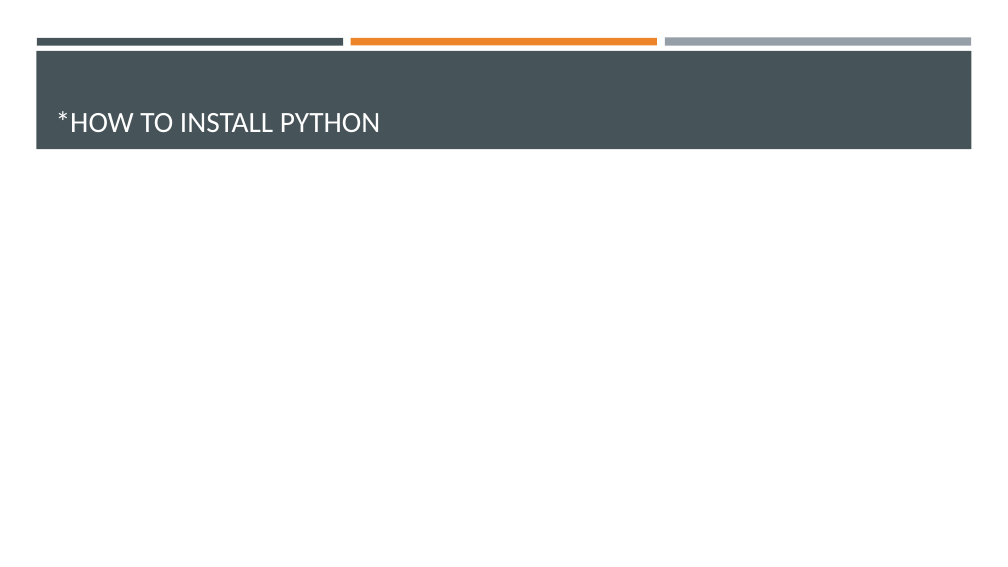
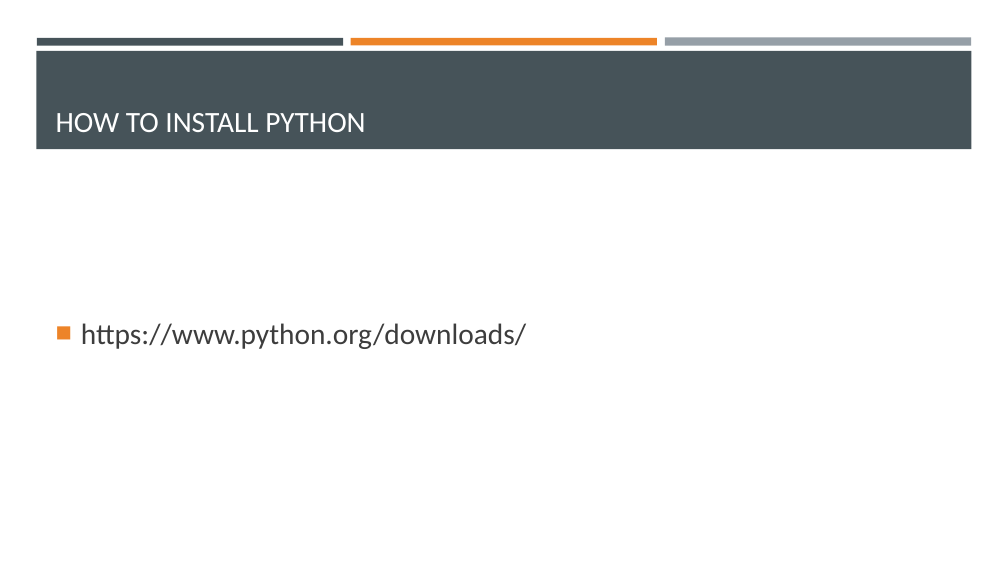
Before and after one commit to Ghost0396/iot, a slide deck: slide 14 of python/Python 3.pptx (slide 5 before the commit). Drawn at 1008x567 pixels with LibreOffice and Linux fonts; fonts in the diff are those of the drawing. Boxes give left, top, right and bottom in pixels: in the first picture for what was removed or moved away, otherwise in the second. Text is boxed around its words. In the diff, an @@ line names an element or a change of style, - is before the commit and + after.

Commit message:
update Python3 lecture

```diff
--- a/python/Python 3.pptx
+++ b/python/Python 3.pptx
@@ title at <box>56,113,365,132</box>: text changed @@
-*HOW TO INSTALL PYTHON
+HOW TO INSTALL PYTHON
@@ text added at <box>81,323,526,349</box>, 28 pt, text #3D3D3D @@
+■ https://www.python.org/downloads/
```
Also in this commit, not shown: 3 other slides changed, 13 slides added, 3 slides removed, 4 other files.
